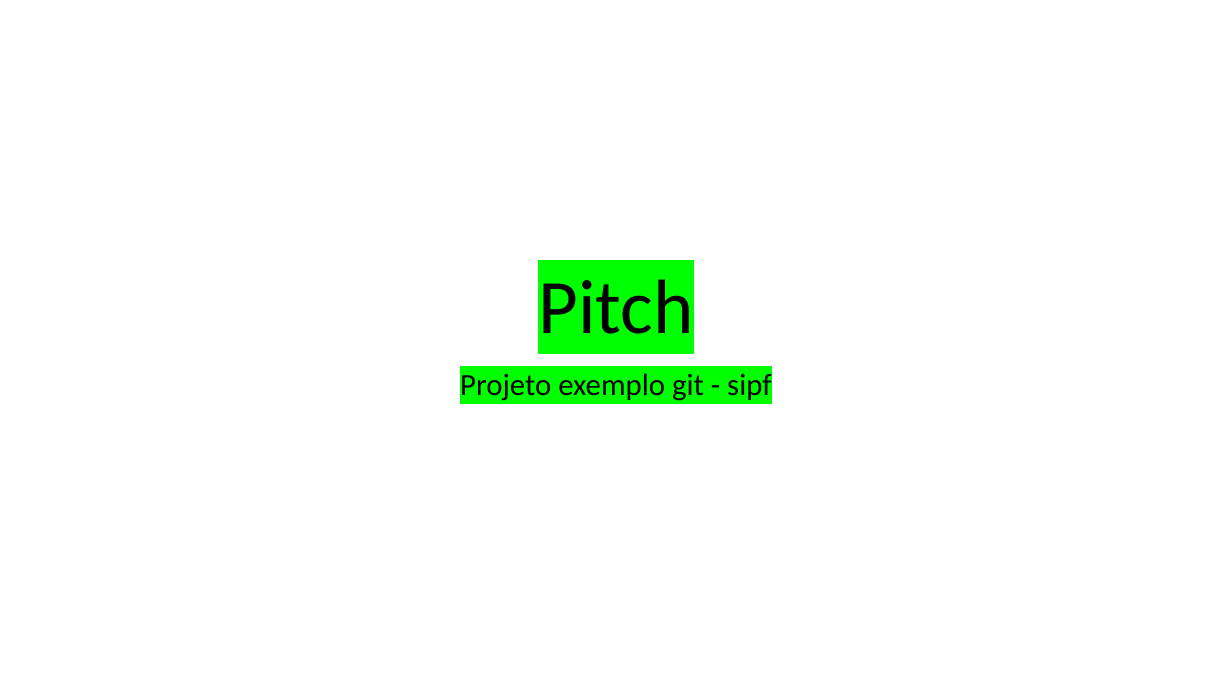
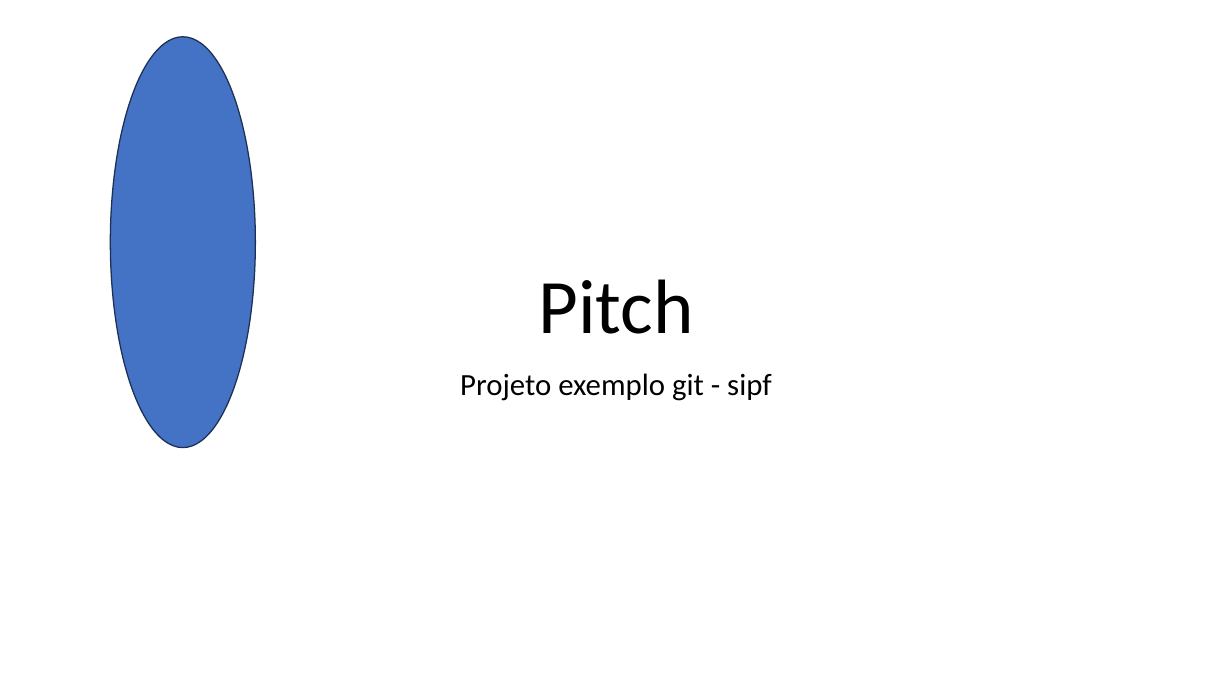
Before and after one commit to VictorYudi28/2SIPF-ProjetoExemplo-202, a slide deck: slide 1 of PastaDocumentos/Pitch-Projeto.pptx. Drawn at 1232x693 pixels with LibreOffice and Linux fonts; fonts in the diff are those of the drawing. Boxes give left, top, right and bottom in pixels: in the first picture for what was removed or moved away, otherwise in the second. Text is boxed around its words. In the diff, an @@ line names an element or a change of style, - is before the commit and + after.

Commit message:
Colocacao de Logo em arquivo recuperado

```diff
--- a/PastaDocumentos/Pitch-Projeto.pptx
+++ b/PastaDocumentos/Pitch-Projeto.pptx
@@ ellipse added at (110,37,255,448), fill #4472C4, outline #1E3256 1 pt @@
@@ title "Pitch" at (538,279,693,334): highlight #00FF00 to none @@
@@ subtitle "Projeto exemplo git - sipf" at (460,373,771,401): highlight #00FF00 to none @@
```
